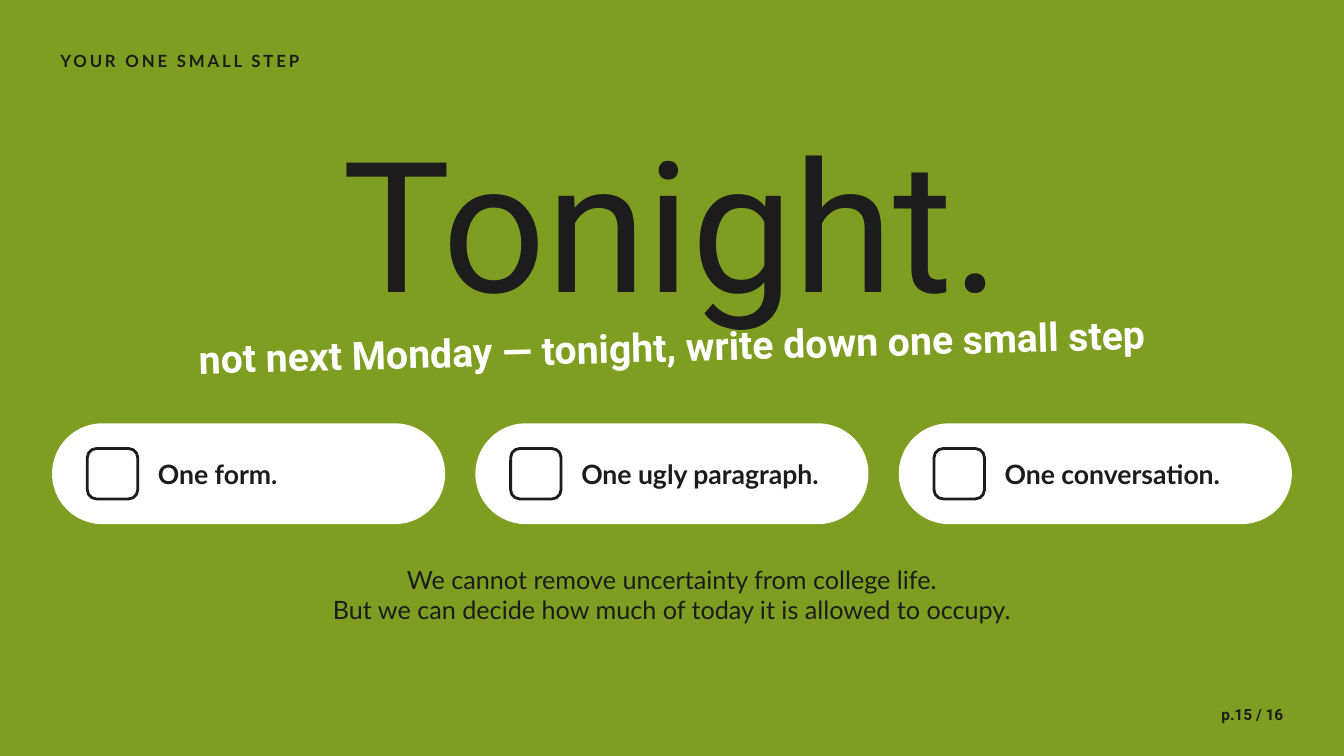
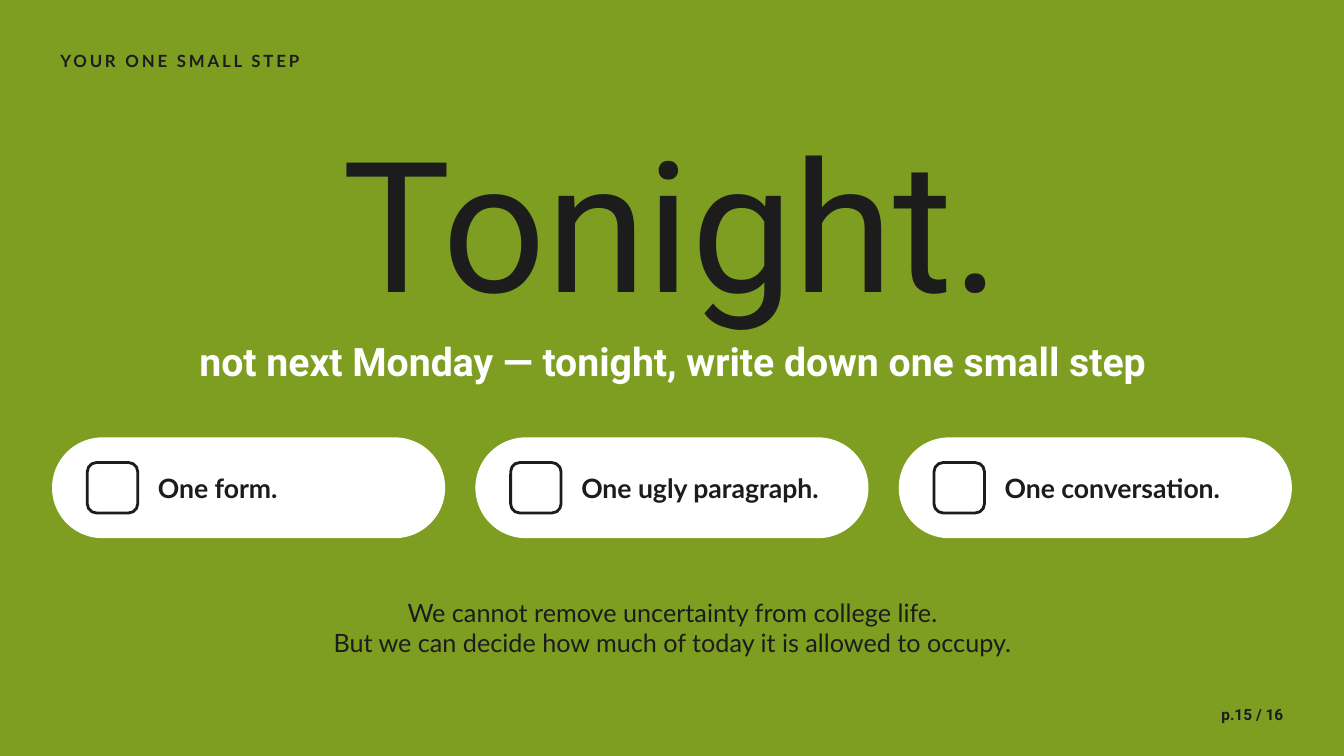
Before and after one commit to Kyson-CCHEN/English-presentation, a slide deck: slide 15 of Planning_Is_the_Pressure.pptx. Drawn at 1344x756 pixels with LibreOffice and Linux fonts; fonts in the diff are those of the drawing. Boxes give left, top, right and bottom in pixels: in the first picture for what was removed or moved away, otherwise in the second. Text is boxed around its words. In the diff, an @@ line names an element or a change of style, - is before the commit and + after.

```diff
--- a/Planning_Is_the_Pressure.pptx
+++ b/Planning_Is_the_Pressure.pptx
@@ text "not next Monday — tonight, ..." at bbox=[199, 346, 1146, 385]: rotation 358 to 0 degrees @@
@@ 6 rounded rectangles, 3 texts: place and size @@
-6 rounded rectangles, 3 texts at bbox=[52, 423, 1293, 524]
+6 rounded rectangles, 3 texts at bbox=[52, 438, 1293, 538]
@@ text "We cannot remove uncertainty from ...": place and size @@
-text "We cannot remove uncertainty from ..." at bbox=[333, 570, 1011, 624]
+text "We cannot remove uncertainty from ..." at bbox=[334, 603, 1011, 657]
```
Also in this commit, not shown: 8 other slides changed.
